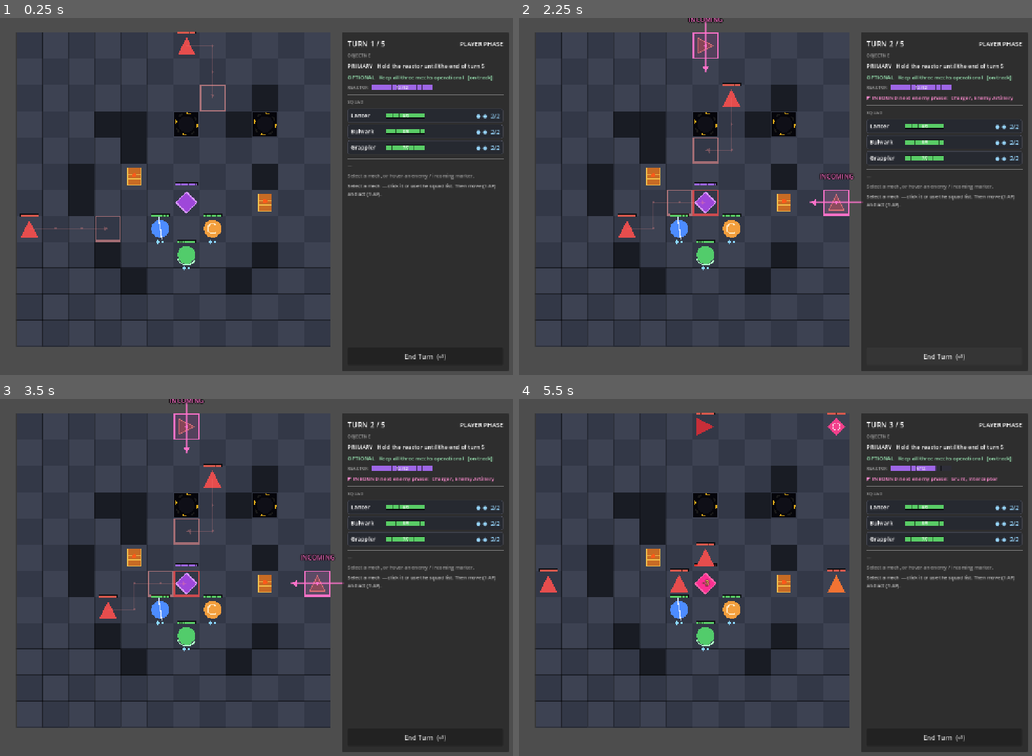
Above: before the commit, frames 1-4 (two rows, left to right).
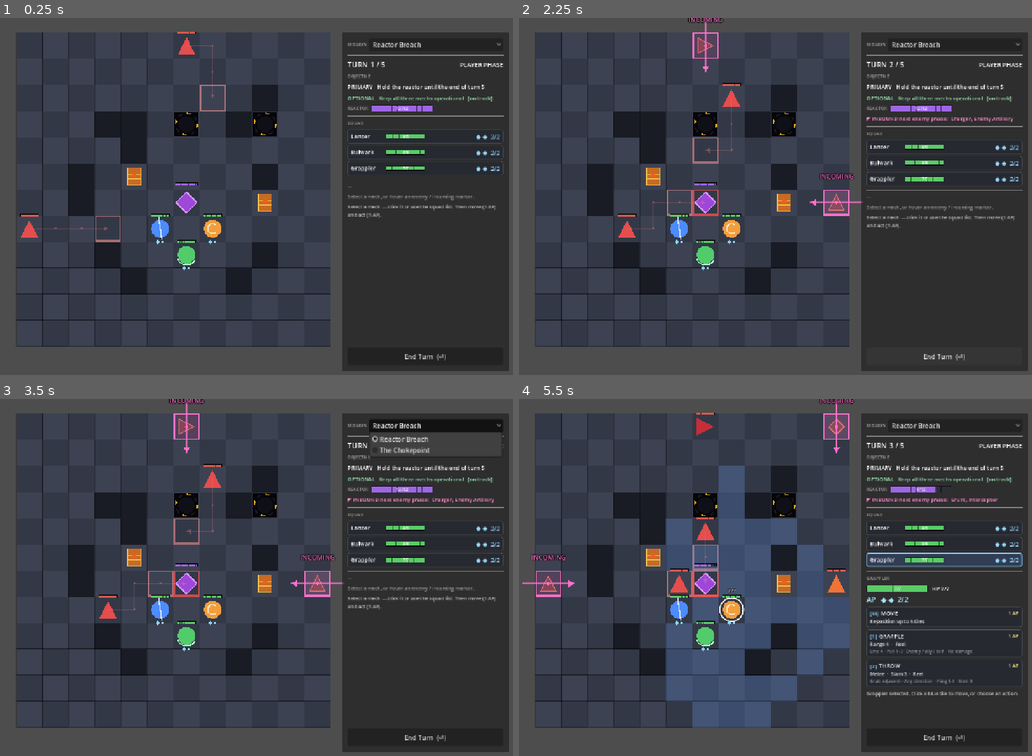
Above: after the commit, the same moments.

Repository: CaioCerano/mecha
Game: Godot game, scene res://run/main.tscn
The game is run twice, just before and just after one commit, with the same random seed, the same clock (stepped at 60 frames per second) and the same inputs.
Inputs (mouse positions are in pixels of both pictures, inside the frame that each line leads up to):
- Up to frame 1 (0.25 s): no input
- Up to frame 2 (2.25 s): click (955, 42) at 0.5 s, where only the run after the commit has a clickable "Reactor Breach"; click "End Turn (⏎)" at 1.25 s; click "End Turn (⏎)" at 2 s
- Up to frame 3 (3.5 s): click (436, 423) at 2.75 s, where only the run after the commit has a clickable "Reactor Breach"
- Up to frame 4 (5.5 s): click "End Turn (⏎)" at 3.5 s; click (955, 423) at 4.25 s, where only the run after the commit has a clickable "Reactor Breach"; tap Enter at 5 s; move the mouse to (893, 563) at 5.02 s; hold Shift from 5.03 s (still down); click (893, 563) at 5.17 s

The runs differ from the first frame. In frame 1, 3.7% of the frame differs, in the area x 67-99%, y 6-57%; in frame 2, 4.0%; in frame 3, 4.7%; in frame 4, 21%, in the area x 0-99%, y 0-93%.

Commit message:
Add The Chokepoint mission + dev mission picker
A second hand-designed encounter to test whether the existing combat
systems support a meaningfully different tactical puzzle without new
mechanics. Reuses MissionData, spawn scheduling, terrain objects, the
reactor objective, intent projection, action preview and telemetry.

Mission (core/mission.gd):
- Mission is now a small registry -- catalog() / ids() / by_id() /
  display_name(). Not a campaign; just the set the picker can launch.
- the_chokepoint(): one east-west divider wall with three two-wide gaps
  (west / centre / east). Centre is a straight shot to the reactor and
  the only lane both reinforcement Chargers use. Two pits sit on the
  centre lane's shoulders (a shove feeds them, not a walk); two barrels
  flank the reactor's approaches (cluster clear, but a squad start tile
  is in each blast). Three grunts live from turn 1, one per lane. Roster
  drops the Artillery. 5-turn hold, same as Reactor Breach.

Mission picker (game/hud.gd, game/battle.gd):
- OptionButton at the top of the sidebar -> Hud.mission_selected(id) ->
  battle.gd sets mission_id and restarts. battle.gd never names a
  mission, it only holds the id string.

Telemetry (core/telemetry.gd):
- note_death tags kills by cause; summary prints
  "killed: N (direct / pit / blast / slam)" so a run shows how much of
  the work was positioning versus damage.

Tests (121 -> 137, all green):
- tests/unit/test_chokepoint.gd: registry/picker logic, data validity
  (bounds, no stacked cells, reactor reachable from every enemy origin),
  init, determinism, reinforcement timing, the shove-into-pit tactic,
  telemetry categories.
- tests/integration/test_mission.gd: +4 mission-level tests; the shared
  greedy bot now path-follows instead of manhattan-stepping so it is
  robust on a divided map.

Headless probes: passive loses both missions by turn 4; on The
Chokepoint a damage-only player scrapes a win at reactor 3/12 and loses
a mech, while play that uses grapple / pits stays clean -- that gap is
the mission. Charger-windup, enemy-turn-playback and Grappler-Throw
observations recorded in PROGRESS.md; no behaviour changed.

Co-Authored-By: Claude Sonnet 5 <noreply@anthropic.com>
Claude-Session: https://claude.ai/code/session_018RiAsxBG31q1KqyPkuS6SN

Diff:
--- a/core/mission.gd
+++ b/core/mission.gd
@@ -28,6 +28,38 @@
 const EXPLOSIVE_HP: int = 2      # a solid slam (Throw / Bash / Thrust) pops it
 const EXPLOSIVE_DMG: int = 3     # dealt to every unit / the reactor in the blast
 
+# ----------------------------------------------------------------- mission registry
+
+## Every hand-designed mission, by id. NOT a campaign -- just the set the dev
+## mission picker can launch. BattleState.new(Mission.by_id(x)) starts one.
+const REACTOR_BREACH: String = "reactor_breach"
+const THE_CHOKEPOINT: String = "the_chokepoint"
+
+## id -> short label, in menu order. The picker reads this.
+static func catalog() -> Array:
+	return [
+		{"id": REACTOR_BREACH, "name": "Reactor Breach"},
+		{"id": THE_CHOKEPOINT, "name": "The Chokepoint"},
+	]
+
+static func ids() -> Array[String]:
+	var out: Array[String] = []
+	for e: Dictionary in catalog():
+		out.append(e["id"])
+	return out
+
+static func display_name(id: String) -> String:
+	for e: Dictionary in catalog():
+		if e["id"] == id:
+			return e["name"]
+	return id
+
+## Build a fresh MissionData for `id`. Unknown -> the default slice.
+static func by_id(id: String) -> MissionData:
+	match id:
+		THE_CHOKEPOINT: return the_chokepoint()
+		_: return reactor_breach()
+
 # ----------------------------------------------------------------- REACTOR BREACH
 
 ## The vertical-slice mission. Hand-built to exercise every system:
@@ -39,7 +71,7 @@
 ##  - Interceptors that chase the squad while the reactor is under threat
 static func reactor_breach() -> MissionData:
 	var m := MissionData.new()
-	m.id = "reactor_breach"
+	m.id = REACTOR_BREACH
 	m.grid_w = 12
 	m.grid_h = 12
 	m.reactor_pos = Vector2i(6, 6)
@@ -94,3 +126,86 @@
 		4: [Unit.Kind.CHARGER, Unit.Kind.GRUNT, Unit.Kind.INTERCEPTOR],
 	}
 	return m
+
+# ----------------------------------------------------------------- THE CHOKEPOINT
+
+## The second hand-designed slice. Same 12x12 board, same 5-turn hold, same
+## enemy roster minus the Artillery -- but a completely different SHAPE: one
+## east-west divider wall splits the map into a northern muster field and the
+## reactor's half, joined by THREE two-wide gaps. Three mechs, three lanes:
+## the mission does not let you out-damage one lane in peace.
+##
+##  - WEST gap (cols 1-2), CENTRE gap (cols 6-7), EAST gap (cols 10-11). Each is
+##    two wide, so one body / one deployed shield narrows a lane but never seals
+##    it -- there is no single tile that wins the mission.
+##  - CENTRE is the dangerous lane: a clean straight line from the north edge to
+##    the reactor, and both reinforcement Chargers come down it. A Charger that
+##    is not dealt with hits the reactor.
+##  - Two PITS on the centre lane's shoulders ((5,5) / (7,5)): nothing falls in
+##    on its own -- shove / grapple a centre enemy one tile sideways for an
+##    instant kill. Displacement clearly beats chipping 3 off a 4-HP Charger.
+##  - Two BARRELS beside the reactor's south approach ((5,7) / (7,7)): pop one
+##    to clear a cluster hitting the reactor from the flank -- but a mech start
+##    tile sits in each blast, so it costs you tempo to set up safely.
+##  - Chamber nubs ((4,6)(4,7) / (8,6)(8,7)) stop the flank lanes from cutting
+##    straight across into the reactor; flankers have to come around, which is
+##    the window for Lancer to range over from the open south, for Bulwark to
+##    bash one into a nub, for Grappler to reel one off its line.
+##  - Two Interceptors (waves 3 & 4) ignore the reactor and pull a mech off
+##    station -- you cannot leave all three planted on their gaps.
+static func the_chokepoint() -> MissionData:
+	var m := MissionData.new()
+	m.id = THE_CHOKEPOINT
+	m.grid_w = 12
+	m.grid_h = 12
+	m.reactor_pos = Vector2i(6, 6)
+	m.reactor_hp = 12
+	m.turn_limit = 5
+	m.objective_primary = "Hold the reactor until the end of turn 5"
+	m.objective_optional = "Keep all three mechs operational"
+
+	m.walls = [
+		# the divider -- gaps at cols 2-3 (west), cols 6-7 (centre), cols 8-9 (east)
+		Vector2i(0, 4), Vector2i(1, 4), Vector2i(4, 4), Vector2i(5, 4),
+		Vector2i(10, 4), Vector2i(11, 4),
+		# reactor chamber -- one nub W and E of the reactor so a flank lane can't
+		# slide straight in along row 6
+		Vector2i(4, 6), Vector2i(8, 6),
+	]
+	m.pits = [
+		Vector2i(5, 5),   # NW shoulder of the centre lane -- shove a centre enemy in
+		Vector2i(7, 5),   # NE shoulder of the centre lane
+	]
+	m.barrels = [
+		Vector2i(5, 7),   # SW of the reactor, by its (5,6)/(6,7) approach cells
+		Vector2i(7, 7),   # SE of the reactor, by its (7,6)/(6,7) approach cells
+	]
+
+	m.mech_starts = {
+		Unit.Kind.LANCER: Vector2i(3, 9),     # SW -- ranges across the open south
+		Unit.Kind.BULWARK: Vector2i(6, 8),    # dead centre, forward -- holds the choke
+		Unit.Kind.GRAPPLER: Vector2i(9, 9),   # SE -- reels flankers off line
+	}
+	m.initial_enemies = [
+		{"kind": Unit.Kind.GRUNT, "cell": Vector2i(6, 2)},   # centre lane -- fast
+		{"kind": Unit.Kind.GRUNT, "cell": Vector2i(2, 2)},   # west lane
+		{"kind": Unit.Kind.GRUNT, "cell": Vector2i(9, 2)},   # east lane -- all three live turn 1
+	]
+
+	# cycled round-robin as waves are announced (see schedule order below)
+	m.spawn_points = [
+		Vector2i(6, 0),    # 0: wave-2 CHARGER     -> centre lane
+		Vector2i(0, 6),    # 1: wave-2 GRUNT       -> west lane
+		Vector2i(11, 6),   # 2: wave-2 GRUNT       -> east lane
+		Vector2i(6, 0),    # 3: wave-3 CHARGER     -> centre lane again
+		Vector2i(11, 6),   # 4: wave-3 INTERCEPTOR -> east, hunts a mech
+		Vector2i(0, 6),    # 5: wave-4 GRUNT       -> west lane
+		Vector2i(6, 0),    # 6: wave-4 GRUNT       -> centre lane
+		Vector2i(0, 6),    # 7: wave-4 INTERCEPTOR -> west, hunts a mech
+	]
+	m.spawn_schedule = {
+		2: [Unit.Kind.CHARGER, Unit.Kind.GRUNT, Unit.Kind.GRUNT],
+		3: [Unit.Kind.CHARGER, Unit.Kind.INTERCEPTOR],
+		4: [Unit.Kind.GRUNT, Unit.Kind.GRUNT, Unit.Kind.INTERCEPTOR],
+	}
+	return m
--- a/core/telemetry.gd
+++ b/core/telemetry.gd
@@ -46,8 +46,12 @@
 	if unit.is_player():
 		return
 	bump("enemies_killed")
-	if cause == "pit":
-		bump("pit_deaths")
+	# by cause -- so we can see how many kills came from positioning the board
+	# (pit / blast / slam) versus straight damage.
+	match cause:
+		"pit": bump("pit_deaths")
+		"explosion": bump("blast_kills")
+		"collision": bump("collision_kills")
 	var src: Unit = state.units.get(by_id)
 	if src != null and src.kind == Unit.Kind.GRAPPLER:
 		bump("grappler_kills")
@@ -68,7 +72,12 @@
 	lines.append("================  MISSION SUMMARY  ================")
 	lines.append("Result: %s   Turns: %d   Reactor: %d/%d   Enemies left: %d" % [
 		result, turns_completed, maxi(state.reactor.hp, 0), state.reactor.max_hp, enemies_alive_at_end])
-	lines.append("Enemies killed: %d" % c.get("enemies_killed", 0))
+	var kills: int = c.get("enemies_killed", 0)
+	var pit: int = c.get("pit_deaths", 0)
+	var blast: int = c.get("blast_kills", 0)
+	var slam: int = c.get("collision_kills", 0)
+	lines.append("Enemies killed: %d   (direct %d · pit %d · blast %d · slam %d)" % [
+		kills, maxi(kills - pit - blast - slam, 0), pit, blast, slam])
 	for kind: int in [Unit.Kind.LANCER, Unit.Kind.BULWARK, Unit.Kind.GRAPPLER]:
 		lines.append("")
 		lines.append("%s" % names[kind])
--- a/game/battle.gd
+++ b/game/battle.gd
@@ -40,6 +40,9 @@
 var object_views: Array[GridObjectView] = []
 var reactor_view: GridObjectView
 
+## Which hand-designed mission to (re)start. Changed only by the HUD dev picker.
+var mission_id: String = Mission.REACTOR_BREACH
+
 var selected_id: int = -1
 var pending_action: String = ""       # "" | "move" | an action id
 var focus_cell: Vector2i = NO_CELL    # grapple/throw: the grabbed target (stage 2)
@@ -66,7 +69,7 @@
 	focus_cell = NO_CELL
 	_busy = false
 
-	state = BattleState.new()
+	state = BattleState.new(Mission.by_id(mission_id))
 
 	grid_view = GridView.new()
 	add_child(grid_view)
@@ -95,6 +98,7 @@
 	hud.mech_chosen.connect(_on_mech_chosen)
 	hud.end_turn_pressed.connect(_on_end_turn)
 	hud.restart_pressed.connect(_start_mission)
+	hud.mission_selected.connect(_on_mission_selected)
 
 	refresh()
 
@@ -238,6 +242,12 @@
 	return []
 
 # ---------------------------------------------------------------- hud signals
+
+func _on_mission_selected(id: String) -> void:
+	if id == mission_id:
+		return
+	mission_id = id
+	_start_mission()
 
 func _on_mech_chosen(id: int) -> void:
 	if _busy:
--- a/game/hud.gd
+++ b/game/hud.gd
@@ -9,6 +9,7 @@
 signal mech_chosen(id: int)
 signal end_turn_pressed
 signal restart_pressed
+signal mission_selected(id: String)
 
 const PANEL_POS := Vector2(836, 36)
 const PANEL_SIZE := Vector2(408, 828)
@@ -25,6 +26,7 @@
 var _panel_title: Label
 var _detail_box: VBoxContainer
 var _end_btn: Button
+var _mission_pick: OptionButton
 var _banner: PanelContainer
 var _banner_label: Label
 var _banner_summary: Label
@@ -70,6 +72,26 @@
 	var root := VBoxContainer.new()
 	root.add_theme_constant_override("separation", 8)
 	pad.add_child(root)
+
+	# --- dev mission picker (not a campaign -- just switch the hand-built slice) --
+	var mrow := HBoxContainer.new()
+	mrow.add_theme_constant_override("separation", 6)
+	root.add_child(mrow)
+	_mk_label(mrow, "MISSION", 11).modulate = Color(1, 1, 1, 0.55)
+	_mission_pick = OptionButton.new()
+	_mission_pick.size_flags_horizontal = Control.SIZE_EXPAND_FILL
+	var sel_idx := 0
+	for i: int in Mission.catalog().size():
+		var entry: Dictionary = Mission.catalog()[i]
+		_mission_pick.add_item(entry["name"], i)
+		if entry["id"] == _state.data.id:
+			sel_idx = i
+	_mission_pick.select(sel_idx)
+	_mission_pick.item_selected.connect(func(idx: int) -> void:
+		mission_selected.emit(Mission.ids()[idx]))
+	mrow.add_child(_mission_pick)
+
+	root.add_child(_hsep())
 
 	# --- mission status -------------------------------------------------
 	var head := HBoxContainer.new()
--- a/tests/integration/test_mission.gd
+++ b/tests/integration/test_mission.gd
@@ -115,6 +115,45 @@
 	s.end_player_turn()
 	assert_eq(s.phase, BattleState.Phase.WON)
 
+# ------------------------------------------------------------------- The Chokepoint
+
+func test_chokepoint_passive_play_reliably_loses() -> void:
+	var s := BattleState.new(Mission.the_chokepoint())
+	var guard := 0
+	while s.phase == BattleState.Phase.PLAYER and guard < 20:
+		guard += 1
+		s.end_player_turn()
+	assert_eq(s.phase, BattleState.Phase.LOST, "doing nothing loses the reactor")
+	assert_eq(maxi(s.reactor.hp, 0), 0)
+	assert_true(s.turns_survived < s.data.turn_limit, "and it falls before turn 5")
+
+func test_chokepoint_greedy_play_holds_the_reactor() -> void:
+	var s := BattleState.new(Mission.the_chokepoint())
+	var guard := 0
+	while s.phase == BattleState.Phase.PLAYER and guard < 40:
+		guard += 1
+		_greedy_player_turn(s)
+		if s.phase != BattleState.Phase.PLAYER:
+			break
+		s.end_player_turn()
+	assert_eq(s.phase, BattleState.Phase.WON, "an active player holds the reactor for 5 turns")
+	assert_gt(s.reactor.hp, 0)
+	assert_true(s.turns_survived >= s.data.turn_limit)
+
+func test_chokepoint_killing_every_enemy_is_not_required() -> void:
+	var s := BattleState.new(Mission.the_chokepoint())
+	s.turns_survived = s.data.turn_limit - 1
+	assert_gt(s.living_enemies().size(), 0)
+	s.end_player_turn()
+	assert_eq(s.phase, BattleState.Phase.WON)
+	assert_gt(s.living_enemies().size(), 0, "holding the reactor was enough")
+
+func test_chokepoint_reactor_destroyed_is_a_loss() -> void:
+	var s := BattleState.new(Mission.the_chokepoint())
+	s.damage_reactor(s.reactor.hp)
+	assert_true(s._check_end())
+	assert_eq(s.phase, BattleState.Phase.LOST)
+
 # ------------------------------------------------------------------- greedy bot
 
 func _greedy_player_turn(s: BattleState) -> void:
@@ -173,9 +212,11 @@
 		if best_cell.x > -999 and s.player_action(mech, "grapple", best_cell):
 			return true
 
-	# 5. otherwise close on the enemy nearest the reactor
+	# 5. otherwise close on the enemy nearest the reactor, walking the real path
 	var target := _nearest_to(enemies, s.reactor.pos)
-	var dest := _closest_reachable(s, mech, target.pos)
+	var dest := _step_toward(s, mech, target.pos)
+	if dest == mech.pos:
+		dest = _step_toward(s, mech, s.reactor.pos)   # no route to a foe: fall back on the reactor
 	if dest != mech.pos and s.player_move(mech, dest):
 		return true
 	return false
@@ -194,12 +235,16 @@
 			best = u
 	return best
 
-func _closest_reachable(s: BattleState, mech: Unit, goal: Vector2i) -> Vector2i:
+## Walk as far along the shortest real path toward `goal` as move + reachability
+## allow. Robust on a divided map where a manhattan step can point into a wall.
+func _step_toward(s: BattleState, mech: Unit, goal: Vector2i) -> Vector2i:
+	var blocked := s.blocked_for_move()
+	var path := s.grid.find_path(mech.pos, goal, blocked)
+	if path.is_empty():
+		return mech.pos
+	var reach := s.reachable_for(mech)
 	var best := mech.pos
-	var best_d := Grid.manhattan(mech.pos, goal)
-	for cell: Vector2i in s.reachable_for(mech).keys():
-		var d := Grid.manhattan(cell, goal)
-		if d < best_d:
-			best_d = d
-			best = cell
+	for i: int in mini(path.size(), mech.move_range):
+		if reach.has(path[i]):
+			best = path[i]
 	return best
--- /dev/null
+++ b/tests/unit/test_chokepoint.gd
@@ -0,0 +1,175 @@
+extends GutTest
+
+## The Chokepoint -- the second hand-designed slice. Covers the mission registry
+## / dev picker logic, the map data being internally valid (in bounds, nothing
+## stacked, reactor reachable from every enemy origin), a clean init, determinism,
+## and the signature tactic the layout exists for: shoving a centre-lane enemy
+## one tile into a shoulder pit.
+
+# ------------------------------------------------------------- registry / picker
+
+func test_registry_lists_both_missions() -> void:
+	assert_eq(Mission.ids(), [Mission.REACTOR_BREACH, Mission.THE_CHOKEPOINT])
+	assert_eq(Mission.catalog().size(), 2)
+	for e: Dictionary in Mission.catalog():
+		assert_true(e.has("id") and e.has("name"))
+	assert_eq(Mission.display_name(Mission.THE_CHOKEPOINT), "The Chokepoint")
+
+func test_by_id_builds_the_right_mission() -> void:
+	assert_eq(Mission.by_id(Mission.THE_CHOKEPOINT).id, Mission.THE_CHOKEPOINT)
+	assert_eq(Mission.by_id(Mission.REACTOR_BREACH).id, Mission.REACTOR_BREACH)
+	assert_eq(Mission.by_id("nonsense").id, Mission.REACTOR_BREACH, "unknown id falls back to the default slice")
+
+func test_by_id_returns_a_fresh_instance_each_call() -> void:
+	var a := Mission.by_id(Mission.THE_CHOKEPOINT)
+	var b := Mission.by_id(Mission.THE_CHOKEPOINT)
+	assert_ne(a, b, "no shared mutable MissionData between runs")
+	a.walls.append(Vector2i(0, 0))
+	assert_ne(a.walls.size(), b.walls.size())
+
+# ------------------------------------------------------------- data validity
+
+func test_all_terrain_and_units_are_in_bounds_and_unstacked() -> void:
+	var m := Mission.the_chokepoint()
+	var used: Dictionary = {}
+	var claim := func(tag: String, c: Vector2i) -> void:
+		assert_true(c.x >= 0 and c.y >= 0 and c.x < m.grid_w and c.y < m.grid_h,
+			"%s %s in bounds" % [tag, c])
+		assert_false(used.has(c), "%s %s does not overlap %s" % [tag, c, used.get(c, "")])
+		used[c] = tag
+	for w: Vector2i in m.walls: claim.call("wall", w)
+	for p: Vector2i in m.pits: claim.call("pit", p)
+	for b: Vector2i in m.barrels: claim.call("barrel", b)
+	claim.call("reactor", m.reactor_pos)
+	for k: int in m.mech_starts: claim.call("mech", m.mech_starts[k])
+	for e: Dictionary in m.initial_enemies: claim.call("enemy", e["cell"])
+	for sp: Vector2i in m.spawn_points:
+		assert_true(sp.x >= 0 and sp.y >= 0 and sp.x < m.grid_w and sp.y < m.grid_h,
+			"spawn point %s in bounds" % sp)
+
+func test_reactor_is_reachable_from_every_enemy_origin() -> void:
+	var m := Mission.the_chokepoint()
+	var g := Grid.new(m.grid_w, m.grid_h, m.walls)
+	var no_units: Dictionary[Vector2i, bool] = {}
+	var origins: Array[Vector2i] = []
+	for e: Dictionary in m.initial_enemies:
+		origins.append(e["cell"])
+	for sp: Vector2i in m.spawn_points:
+		origins.append(sp)
+	for o: Vector2i in origins:
+		assert_false(g.find_path(o, m.reactor_pos, no_units).is_empty(),
+			"a walls-only path exists from %s to the reactor" % o)
+
+func test_spawn_schedule_fits_the_defined_spawn_points() -> void:
+	var m := Mission.the_chokepoint()
+	var needed := 0
+	for turn: int in m.spawn_schedule:
+		needed += (m.spawn_schedule[turn] as Array).size()
+	assert_true(needed <= m.spawn_points.size(),
+		"%d scheduled spawns, %d spawn points" % [needed, m.spawn_points.size()])
+	for turn: int in m.spawn_schedule:
+		assert_true(turn >= 2 and turn <= m.turn_limit, "wave announced on a real player phase")
+
+func test_the_two_missions_have_distinct_layouts() -> void:
+	var rb := Mission.reactor_breach()
+	var cp := Mission.the_chokepoint()
+	assert_ne(rb.id, cp.id)
+	assert_ne(rb.walls, cp.walls)
+	assert_ne(rb.initial_enemies.size(), cp.initial_enemies.size())
+	assert_true(Unit.Kind.ARTILLERY_ENEMY in _enemy_kinds(rb),
+		"Reactor Breach uses the Artillery")
+	assert_true(Unit.Kind.ARTILLERY_ENEMY not in _enemy_kinds(cp),
+		"Chokepoint drops the Artillery -- it is a lane mission")
+
+func _enemy_kinds(m: MissionData) -> Array:
+	var out: Array = []
+	for e: Dictionary in m.initial_enemies:
+		out.append(e["kind"])
+	for turn: int in m.spawn_schedule:
+		for k: int in m.spawn_schedule[turn]:
+			out.append(k)
+	return out
+
+# ------------------------------------------------------------- init / determinism
+
+func test_init_places_the_squad_terrain_and_reactor() -> void:
+	var s := BattleState.new(Mission.the_chokepoint())
+	assert_eq(s.data.id, Mission.THE_CHOKEPOINT)
+	assert_eq(s.data.turn_limit, 5)
+	assert_eq(s.reactor.pos, Vector2i(6, 6))
+	assert_eq(s.reactor.max_hp, 12)
+
+	var kinds: Array = []
+	for mech: Unit in s.player_mechs():
+		kinds.append(mech.kind)
+	assert_eq(s.player_mechs().size(), 3)
+	assert_true(Unit.Kind.LANCER in kinds and Unit.Kind.BULWARK in kinds and Unit.Kind.GRAPPLER in kinds)
+
+	assert_eq(s.living_enemies().size(), 3, "all three lanes are live from turn 1")
+	for e: Unit in s.living_enemies():
+		assert_eq(e.kind, Unit.Kind.GRUNT)
+
+	assert_eq(s.object_at(Vector2i(5, 5)).kind, GridObject.Kind.PIT)
+	assert_eq(s.object_at(Vector2i(7, 5)).kind, GridObject.Kind.PIT)
+	assert_eq(s.object_at(Vector2i(5, 7)).kind, GridObject.Kind.EXPLOSIVE)
+	assert_eq(s.object_at(Vector2i(7, 7)).kind, GridObject.Kind.EXPLOSIVE)
+
+func test_two_fresh_states_are_identical() -> void:
+	var a := BattleState.new(Mission.the_chokepoint())
+	var b := BattleState.new(Mission.the_chokepoint())
+	assert_eq(a.turn_number, b.turn_number)
+	assert_eq(a.living_enemies().size(), b.living_enemies().size())
+	for i: int in a.living_enemies().size():
+		assert_eq(a.living_enemies()[i].pos, b.living_enemies()[i].pos)
+		assert_eq(a.living_enemies()[i].kind, b.living_enemies()[i].kind)
+	for i: int in a.player_mechs().size():
+		assert_eq(a.player_mechs()[i].pos, b.player_mechs()[i].pos)
+		assert_eq(a.player_mechs()[i].kind, b.player_mechs()[i].kind)
+
+func test_reinforcements_announced_on_turn_2_not_before() -> void:
+	var s := BattleState.new(Mission.the_chokepoint())
+	assert_eq(s.pending_spawns.size(), 0, "nothing telegraphed on turn 1")
+	s.end_player_turn()                       # -> player phase 2
+	assert_eq(s.turn_number, 2)
+	assert_eq(s.pending_spawns.size(), 3, "wave 2 (Charger + 2 Grunts) telegraphed on player phase 2")
+	for sp: Dictionary in s.pending_spawns:
+		assert_eq(sp["arrive_on_turn"], 2)
+
+# ------------------------------------------------------------- the signature tactic
+
+## The centre lane's shoulder pits exist so a shove is worth more than a hit:
+## one tile sideways destroys a Charger the squad could otherwise only chip.
+func test_throwing_a_centre_charger_into_a_shoulder_pit_destroys_it() -> void:
+	var s := BattleState.new(Mission.the_chokepoint())
+	# clear the lane so we control the setup
+	for e: Unit in s.living_enemies():
+		s.damage_unit(e, 999)
+	var g := TestUtil.add(s, Unit.Kind.GRAPPLER, Unit.Team.PLAYER, Vector2i(6, 4))
+	g.ap = 2
+	var charger := TestUtil.add(s, Unit.Kind.CHARGER, Unit.Team.ENEMY, Vector2i(6, 5))
+	assert_eq(s.object_at(Vector2i(5, 5)).kind, GridObject.Kind.PIT, "the NW shoulder pit is there")
+
+	var p := ActionPreview.build(s, g, "throw", Vector2i(6, 5), {"dest": Vector2i(5, 5)})
+	assert_true(p.valid, "grappler can throw the charger west into the pit")
+	var predicted_lethal := false
+	for h: Dictionary in p.hits:
+		if h["id"] == charger.id and h["lethal"]:
+			predicted_lethal = true
+	assert_true(predicted_lethal, "preview: the charger dies in the pit")
+
+	assert_true(s.player_action(g, "throw", Vector2i(6, 5), {"dest": Vector2i(5, 5)}))
+	assert_false(charger.is_alive(), "execution matches -- one displacement, one kill")
+	assert_eq(s.tel.c.get("pit_deaths", 0), 1)
+
+# ------------------------------------------------------------- telemetry
+
+func test_kill_cause_is_categorised_for_the_dev_summary() -> void:
+	var s := TestUtil.bare_state()
+	var foe := TestUtil.add(s, Unit.Kind.GRUNT, Unit.Team.ENEMY, Vector2i(4, 4))
+	s.tel.note_death(s, foe, "explosion", -1)
+	assert_eq(s.tel.c.get("blast_kills", 0), 1)
+	assert_eq(s.tel.c.get("enemies_killed", 0), 1)
+	var foe2 := TestUtil.add(s, Unit.Kind.GRUNT, Unit.Team.ENEMY, Vector2i(5, 4))
+	s.tel.note_death(s, foe2, "collision", -1)
+	assert_eq(s.tel.c.get("collision_kills", 0), 1)
+	assert_string_contains(s.tel.summary_text(s), "blast")
Not shown, added: tests/unit/test_chokepoint.gd.uid
Not shown, changed: PROGRESS.md
